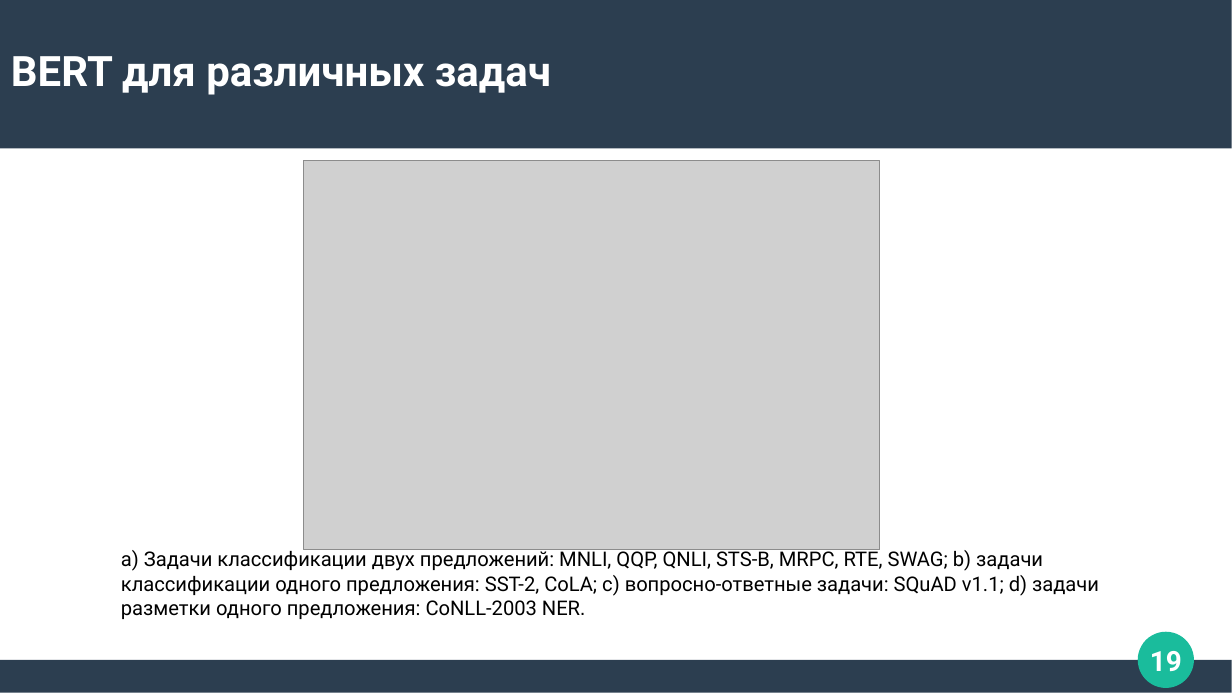
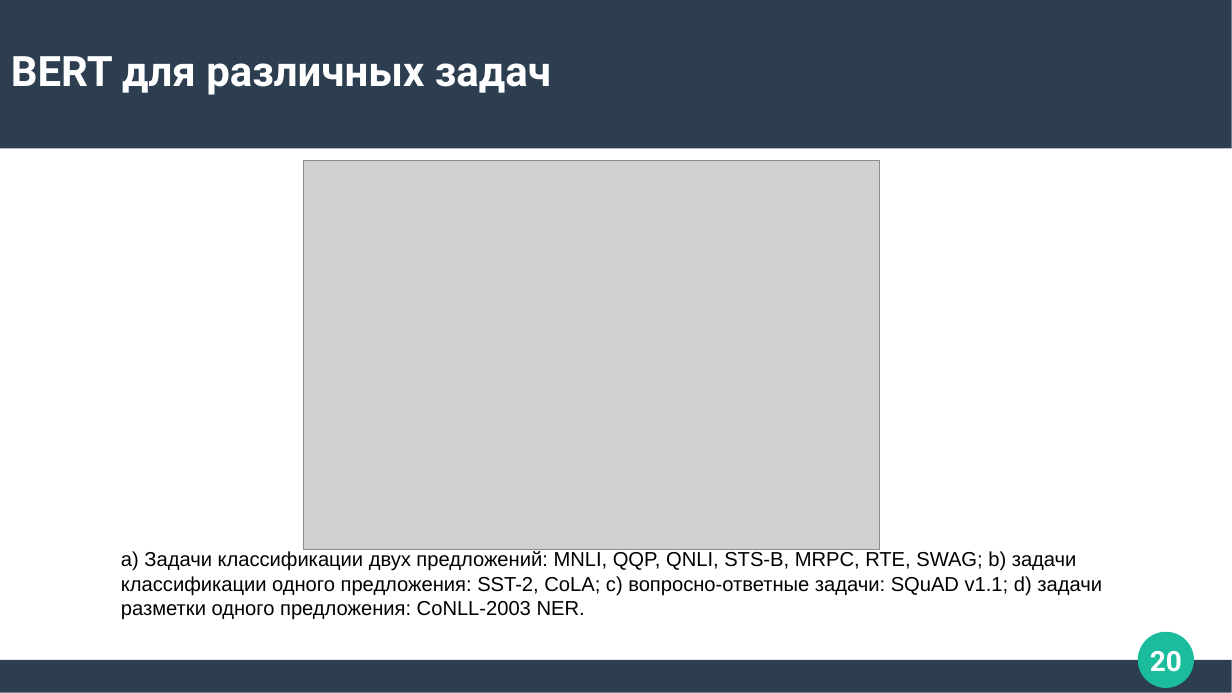
Before and after one commit to Zorinal/FilmBot, a slide deck: slide 20 of Трансфомеры.pptx (slide 19 before the commit). Drawn at 1232x693 pixels with LibreOffice and Linux fonts; fonts in the diff are those of the drawing; grey boxes stand for pictures. Boxes give left, top, right and bottom in pixels: in the first picture for what was removed or moved away, otherwise in the second. Text is boxed around its words. In the diff, an @@ line names an element or a change of style, - is before the commit and + after.

```diff
--- a/Трансфомеры.pptx
+++ b/Трансфомеры.pptx
@@ text "a) Задачи классификации двух предложений: ..." at [121,551,1102,620]: font Roboto to Arial @@
@@ page number at [1150,651,1182,672]: text changed @@
-19
+20
```
Also in this commit, not shown: 12 other slides changed, 1 slide added.
